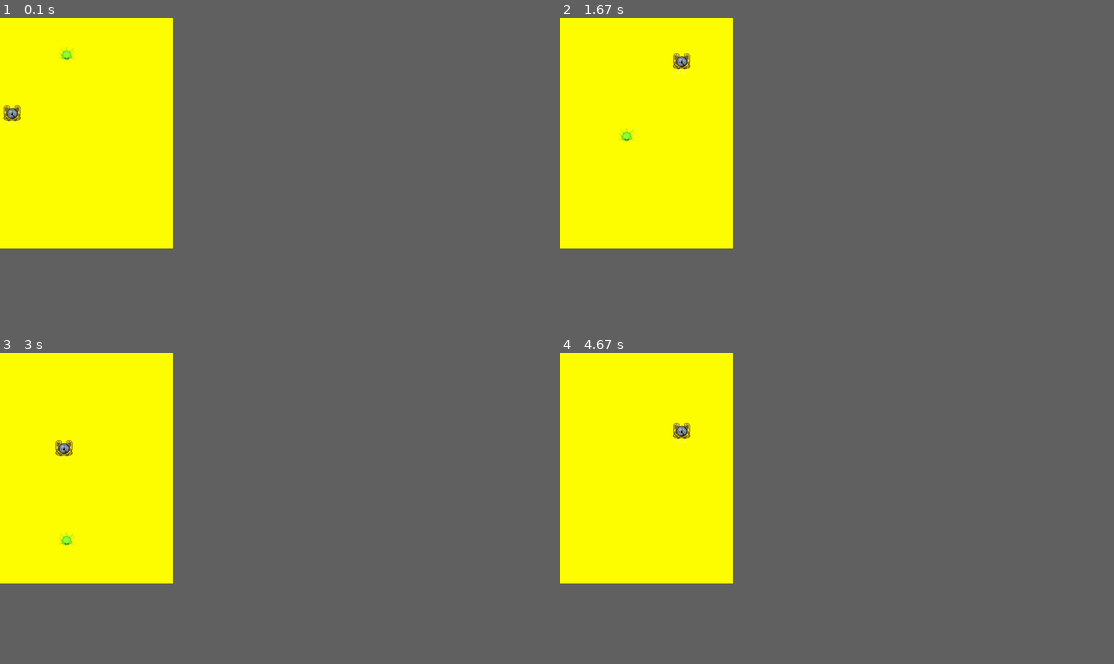
Above: before the commit, frames 1-4 (two rows, left to right).
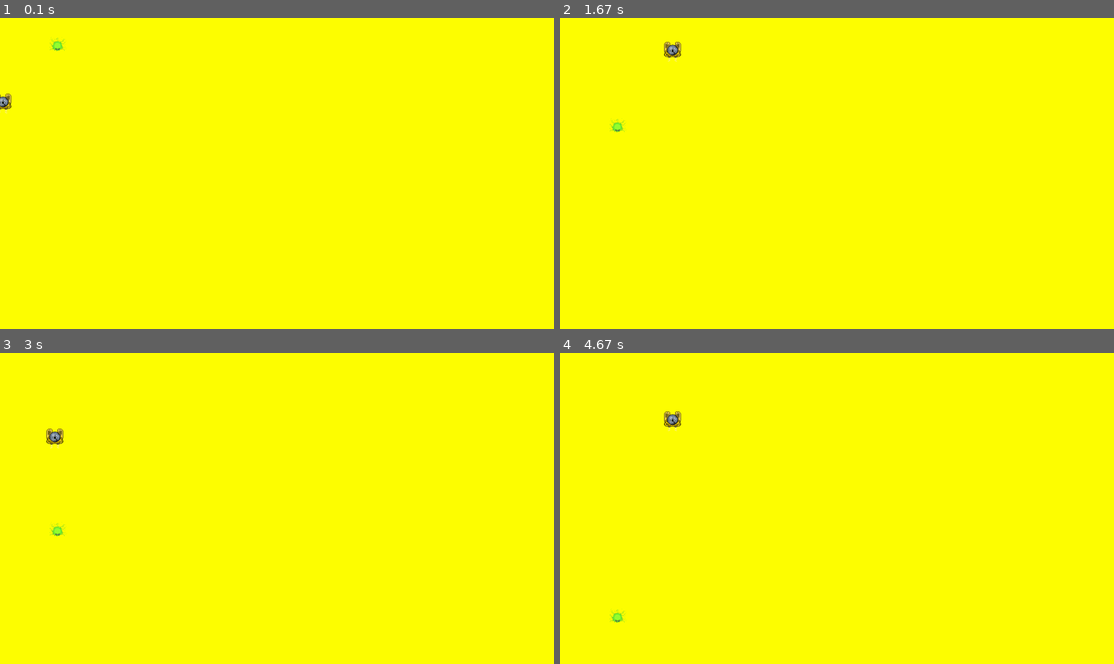
Above: after the commit, the same moments.

Repository: minhduc9699/PhamMinhDuc-pygame
Game: pygame game, started from main.py
Two runs of this game, one before a commit and one after it. Both use one fixed random seed, a clock stepped at 60 frames per second and the inputs below.
Inputs:
- Up to frame 1 (0.1 s): no input
- Up to frame 2 (1.67 s): tap X at 0.33 s; hold Right 0.67-1.13 s; hold Up 1.17-1.47 s; hold Right from 1.5 s (still down)
- Up to frame 3 (3 s): release Right at 1.97 s; hold Left 2-2.53 s; hold Down 2.57-2.87 s; hold Left from 2.9 s (still down)
- Up to frame 4 (4.67 s): release Left at 3.3 s; hold Up 3.33-3.7 s; hold Right 3.73-4.37 s; hold Down from 4.4 s (still down)
The window is 281x375 before the commit and 900x506 after it. Grey fills any space a smaller window leaves; there, only what the larger window draws over its background counts as a difference.

The runs differ from the first frame. In frame 1, 0.4% of the frame differs, in the area x 0-14%, y 6-35%; in frame 2, 0.4%, in the area x 8-24%, y 7-40%; in frame 3, 0.4%; in frame 4, 0.4%.

Commit message:
update session 4

Diff:
--- a/bullet/bullet.py
+++ b/bullet/bullet.py
@@ -1,13 +1,12 @@
 import pygame
+from game_objects.game_objects import  GameObjects
 
-class Bullet:
+class Bullet(GameObjects):
     def __init__(self, x, y):
-        self.x = x
-        self.y = y
+        GameObjects.__init__(self, x, y)
         self.image = pygame.image.load("images/player-bullet.png")
 
     def update(self):
         self.y -= 10
-
-    def render(self, canvas):
-        canvas.blit(self.image, (self.x, self.y))
+        if self.y < 0:
+            self.is_active = False
--- a/enemies/enemy.py
+++ b/enemies/enemy.py
@@ -1,13 +1,10 @@
 import pygame
+from game_objects.game_objects import  GameObjects
 
-class Enemy:
+class Enemy(GameObjects):
     def __init__(self, x, y):
-        self.x = x
-        self.y = y
+        GameObjects.__init__(self,x, y)
         self.image = pygame.image.load('images/enemy/bacteria1.png')
 
     def update(self):
         self.y += 3
-
-    def render(self, canvas):
-        canvas.blit(self.image, (self.x, self.y))
--- a/game_objects/game_objects.py
+++ b/game_objects/game_objects.py
@@ -1,12 +1,46 @@
 game_objects = []
+
+
+def recycle(type_obj, x, y):
+    for game_object in game_objects:
+        if type(game_object) == type:
+            if not game_object.is_active:
+                game_object.is_active = True
+                game_object.x = x
+                game_object.y = y
+                return game_object
+    new_game_object = type_obj(x, y)
+    add_object_to_game_objects(new_game_object)
+
 
 def add_object_to_game_objects(object):
     game_objects.append(object)
 
 def game_object_update():
     for game_object in game_objects:
-        game_object.update()
+        if game_object.is_active:
+            game_object.update()
 
 def game_object_render(canvas):
     for game_object in game_objects:
-        game_object.render(canvas)
+        if game_object.is_active:
+            game_object.render(canvas)
+
+
+class GameObjects:
+    def __init__(self, x, y ):
+        self.x = x
+        self.y = y
+        self.image = None
+        self.is_active = True
+
+
+    def update(self):
+        pass
+
+    def render(self, canvas):
+        if self.image is not None:
+            width = self.image.get_width()
+            height = self.image.get_height()
+            draw_position = (self.x - width * 0.5, self.y - height * 0.5)
+            canvas.blit(self.image, draw_position)
--- a/main.py
+++ b/main.py
@@ -10,7 +10,7 @@
 pygame.init()
 
 # 2. Game window & canvas
-SIZE = (600, 800)
+SIZE = (0, 0)
 canvas = pygame.display.set_mode(SIZE)
 
 # 3. Clock
@@ -18,6 +18,7 @@
 
 
 input_manager = InputManager()
+
 player = Player(10, 300, input_manager)
 enemy = Enemy(200, 80)
 
--- a/players/player.py
+++ b/players/player.py
@@ -1,13 +1,13 @@
 import pygame
 from bullet.bullet import Bullet
-from game_objects.game_objects import add_object_to_game_objects
+from game_objects.game_objects import add_object_to_game_objects, GameObjects, recycle
 
-class Player:
+class Player(GameObjects):
+
     # 1. Describe properties (Properies: image, x, y)
     def __init__(self, x, y, input_manager):
+        GameObjects.__init__(self, x, y)
         self.image = pygame.image.load('images/player/player1.png')
-        self.x = x
-        self.y = y
         self.input_manager = input_manager
 
     def update(self):
@@ -21,10 +21,5 @@
             self.y += 10
 
         if self.input_manager.x_pressed:
-            new_bullet = Bullet(self.x, self.y)
-            add_object_to_game_objects(new_bullet)
 
-
-
-    def render(self, canvas):
-        canvas.blit(self.image, (self.x, self.y))
+            recycle(Bullet, self.x, self.y - 25)
Binary file added: images/enemy/virrut.png
Binary file added: images/enemy/virrut2.png
